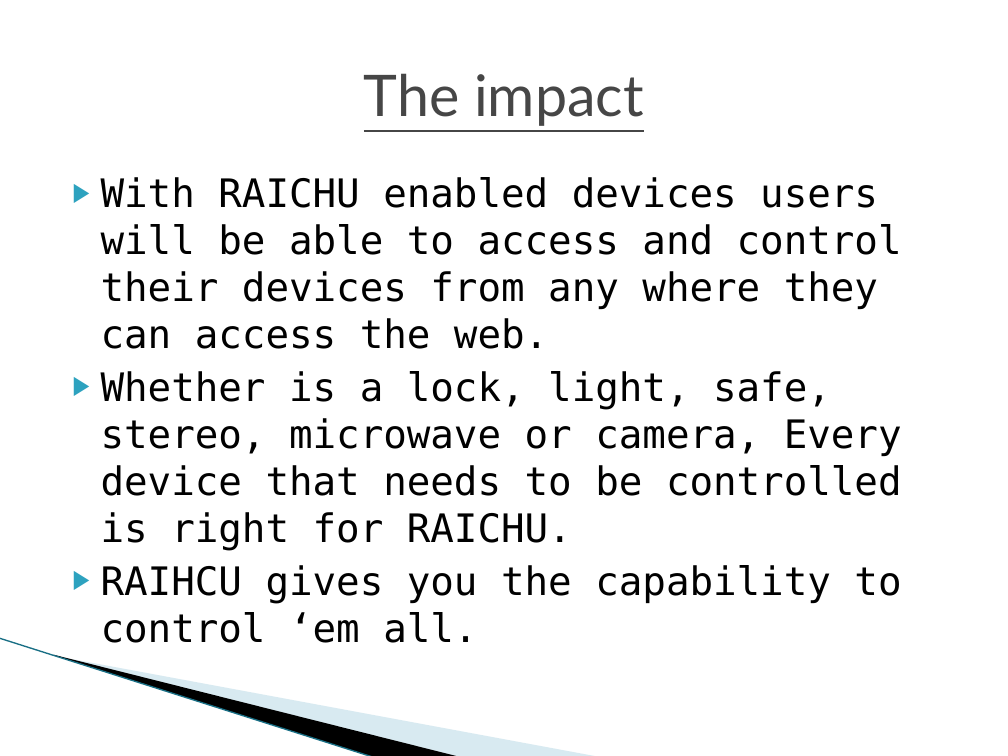
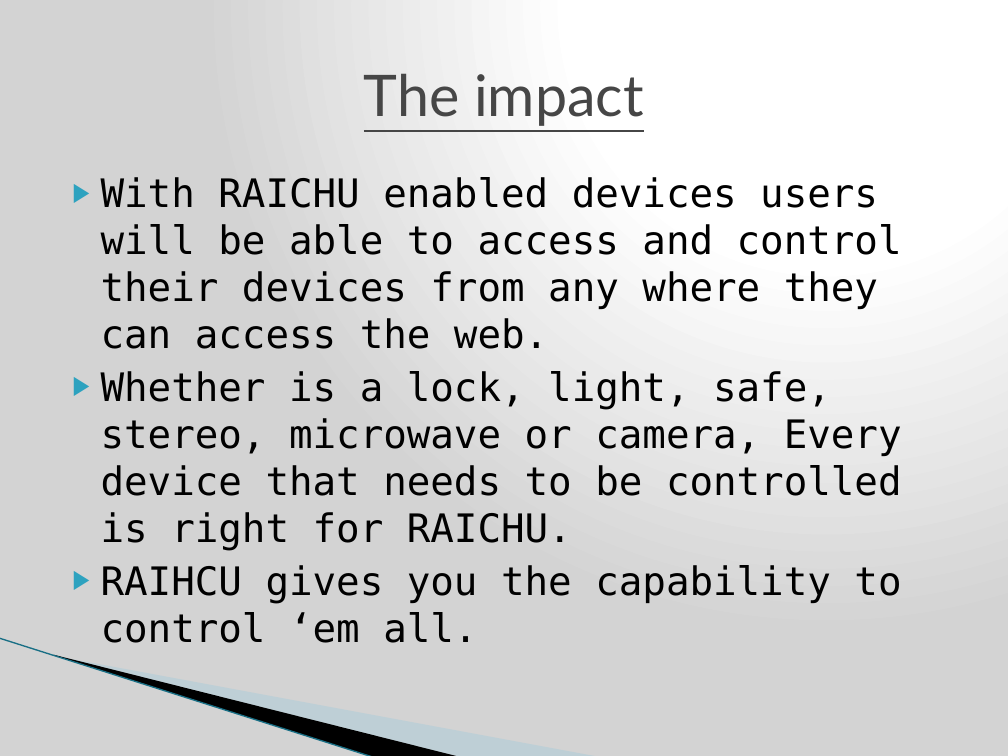
Before and after one commit to nomastmas/raichu, a slide deck: slide 6 of docs/final_presentation_ben.pptx. Drawn at 1008x756 pixels with LibreOffice and Linux fonts; fonts in the diff are those of the drawing; background and template pictures are left out. Boxes give left, top, right and bottom in pixels: in the first picture for what was removed or moved away, otherwise in the second. Text is boxed around its words. In the diff, an @@ line names an element or a change of style, - is before the commit and + after.

```diff
--- a/docs/final_presentation_ben.pptx
+++ b/docs/final_presentation_ben.pptx
@@ background #FFFFFF to gradient #FFFFFF to #D3D3D3 @@
```
Also in this commit, not shown: 13 other slides changed, 11 slides added, 1 other file.
